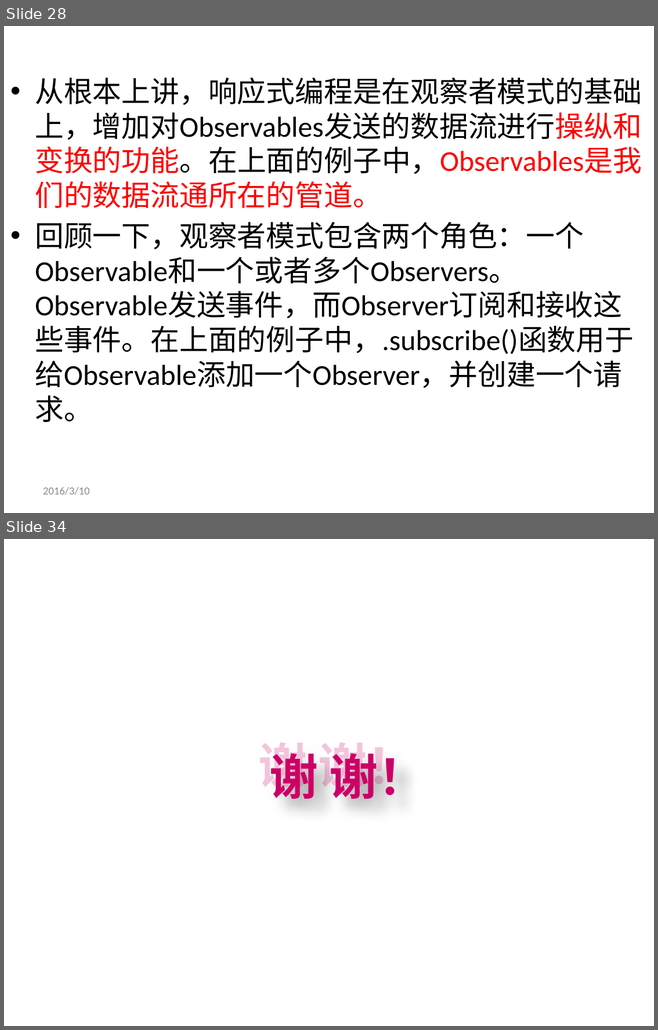
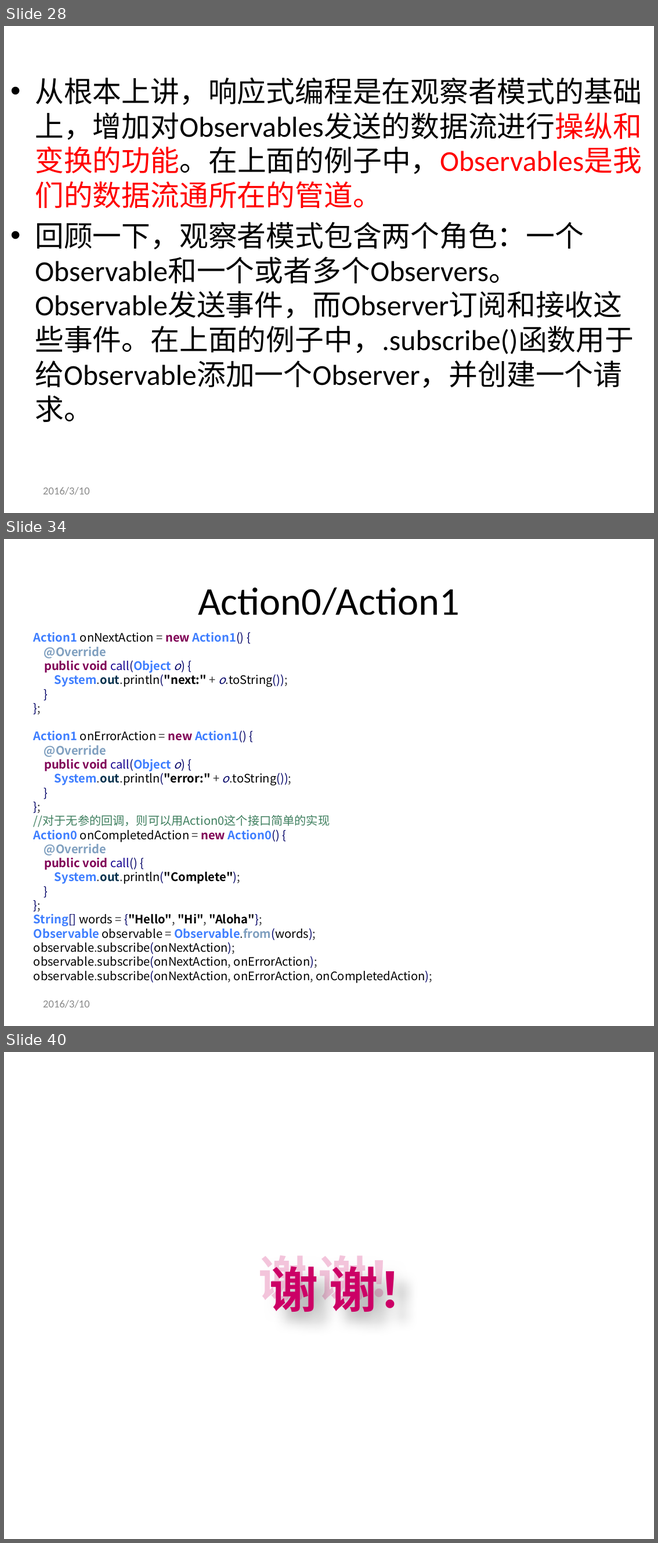
Before and after one commit to genglei-cuan/Study, a slide deck: notes/rxjava/RxJava简介.pptx. Shown one above the other, each under a label of ours: slides 28 and 34 before the commit, slides 28, 34 and 40 after it; the slides between them are not shown. The pictures are 658x1030 and 658x1543 pixels, drawn with LibreOffice and Linux fonts; fonts in the diff are those of the drawing; background and template pictures are left out. Boxes give left, top, right and bottom in pixels: in the first picture for what was removed or moved away, otherwise in the second. Text is boxed around its words. In the diff, an @@ line names an element or a change of style, - is before the commit and + after.

```diff
--- a/notes/rxjava/RxJava简介.pptx
+++ b/notes/rxjava/RxJava简介.pptx
@@ slide 34 added at (4, 539, 654, 1026), background picture (left out) @@
@@ title added at (198, 587, 459, 615), 44 pt, text #000000 @@
+Action0/Action1
@@ text added at (34, 632, 433, 983), 13 pt, text #000000 @@
+Action1 onNextAction = new Action1() {
+@Override
+public void call(Object o) {
+System.out.println("next:" + o.toString());
+}
+};
+Action1 onErrorAction = new Action1() {
+@Override
+public void call(Object o) {
+System.out.println("error:" + o.toString());
+}
+};
+//对于无参的回调，则可以用Action0这个接口简单的实现
+Action0 onCompletedAction = new Action0() {
+@Override
+public void call() {
+System.out.println("Complete");
+}
+};
+String[] words = {"Hello", "Hi", "Aloha"};
+Observable observable = Observable.from(words);
+observable.subscribe(onNextAction);
+observable.subscribe(onNextAction, onErrorAction);
+observable.subscribe(onNextAction, onErrorAction, onCompletedAction);
@@ text added at (43, 1000, 90, 1008), 12 pt, text #898989 @@
+2016/3/10
@@ what was slide 34 is now slide 40 @@
```
Also in this commit, not shown: 26 slides changed, 5 other slides added.
